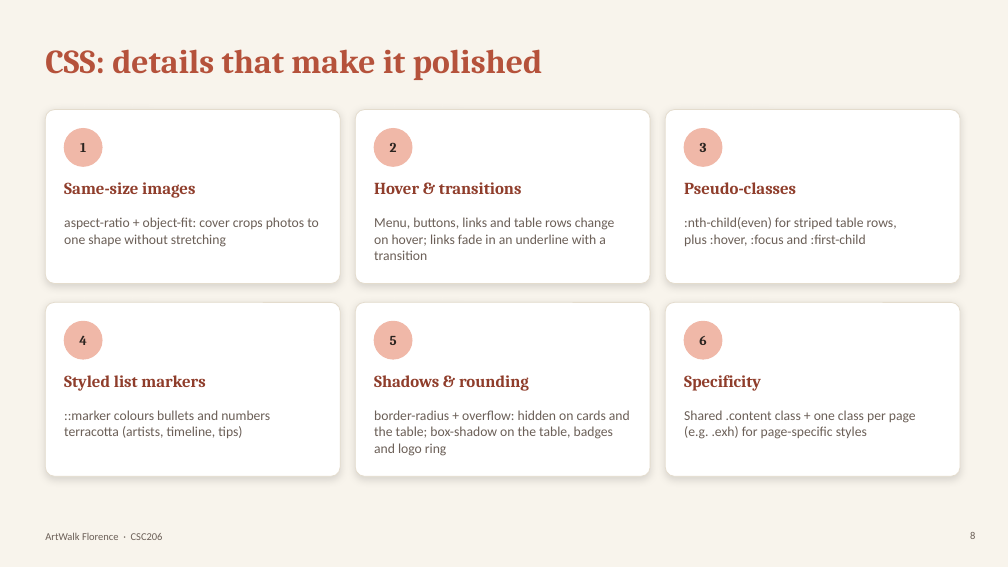
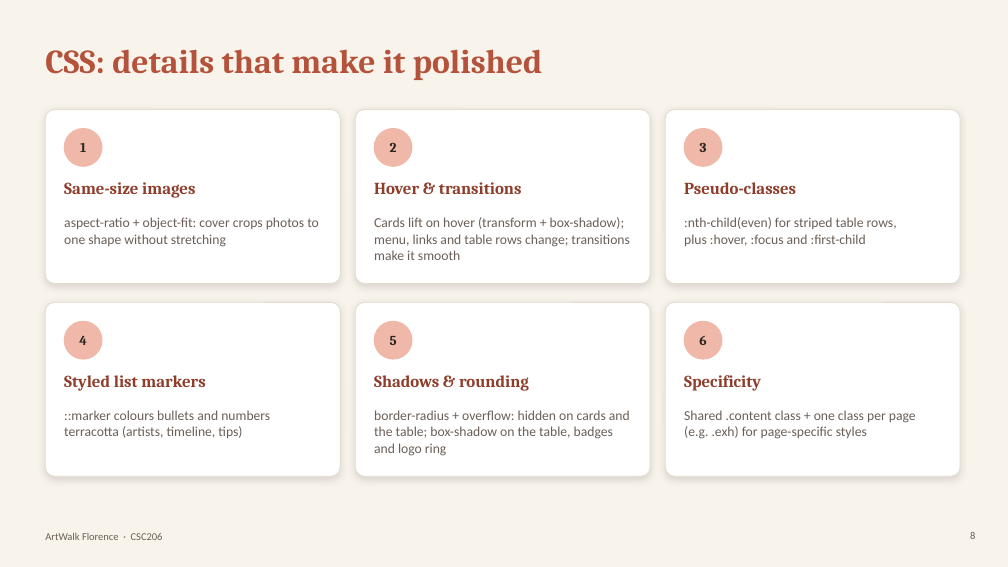
Before and after one commit to Kntouanoglou/Claude, a slide deck: slide 8 of artwalk-florence/presentation/ArtWalk-Florence-Presentation.pptx. Drawn at 1008x567 pixels with LibreOffice and Linux fonts; fonts in the diff are those of the drawing. Boxes give left, top, right and bottom in pixels: in the first picture for what was removed or moved away, otherwise in the second. Text is boxed around its words. In the diff, an @@ line names an element or a change of style, - is before the commit and + after.

```diff
--- a/artwalk-florence/presentation/ArtWalk-Florence-Presentation.pptx
+++ b/artwalk-florence/presentation/ArtWalk-Florence-Presentation.pptx
@@ text at (374,217,629,260): text changed @@
-Menu, buttons, links and table rows change on hover; links fade in an underline with a transition
+Cards lift on hover (transform + box-shadow); menu, links and table rows change; transitions make it smooth
```
Also in this commit, not shown: 5 other slides changed.
